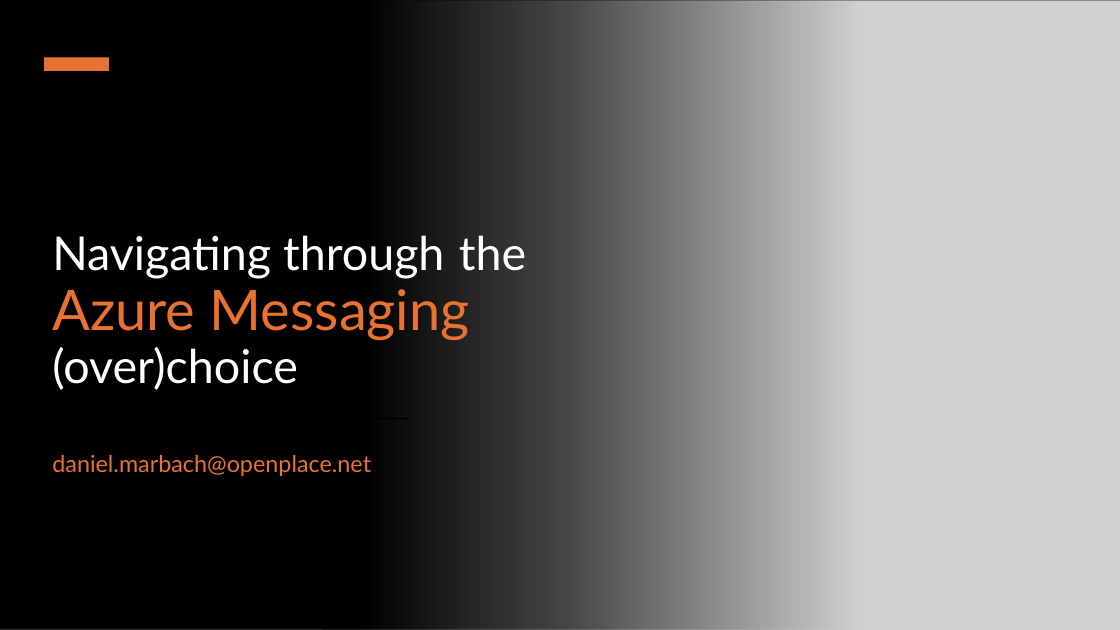
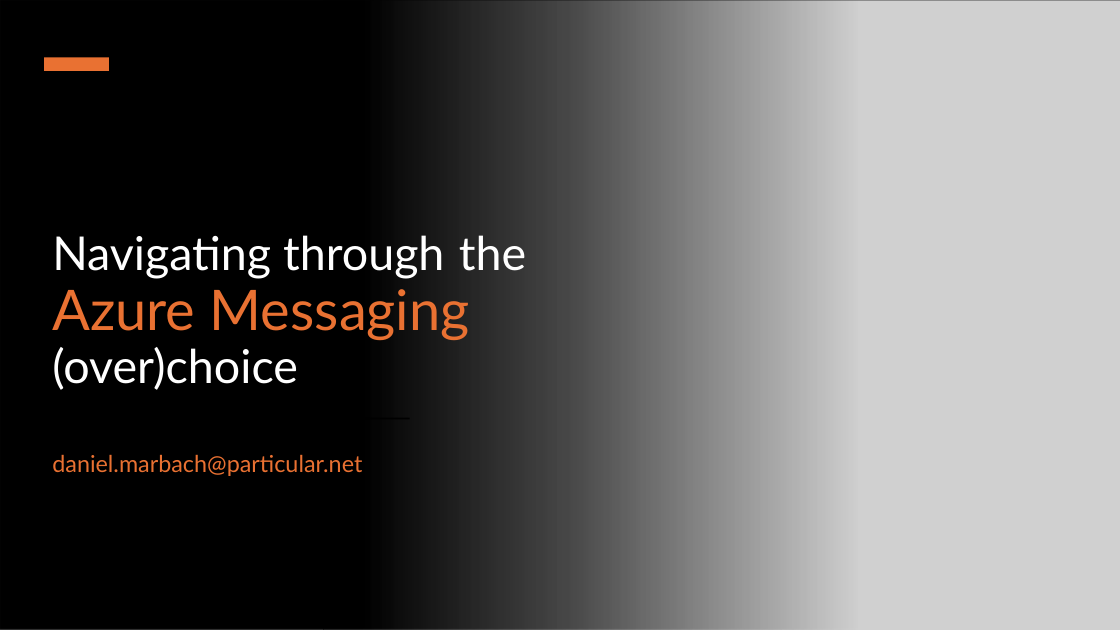
Before and after one commit to danielmarbach/AzureMessagingOverchoice, a slide deck: slide 1 of presentation.pptx. Drawn at 1120x630 pixels with LibreOffice and Linux fonts; fonts in the diff are those of the drawing; grey boxes stand for pictures. Boxes give left, top, right and bottom in pixels: in the first picture for what was removed or moved away, otherwise in the second. Text is boxed around its words. In the diff, an @@ line names an element or a change of style, - is before the commit and + after.

```diff
--- a/presentation.pptx
+++ b/presentation.pptx
@@ subtitle at [52,454,362,476]: text changed @@
-daniel.marbach@openplace.net
+daniel.marbach@particular.net
```
Also in this commit, not shown: 1 other slide changed.
